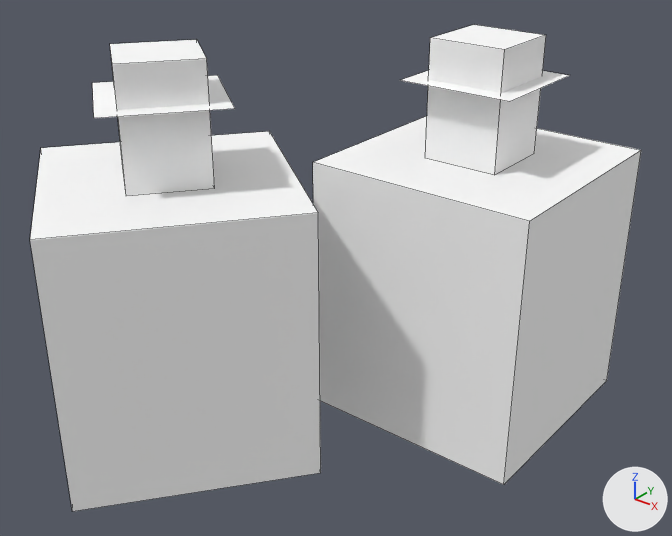
An edit to the OBJ model src/main/resources/assets/alconautics/models/block/berry_tincture_pair.obj, drawn before and after from the same camera.
Camera for both pictures: a 50 mm lens placed at (1.325, -1.552, 0.921), pointed at (0.492, -0.511, 0.276). The axes (+X, +Y, +Z) are drawn at lower right. The lights are the same throughout. The picture after the commit comes second. Mesh edges are drawn as thin lines. Where no turn or scale is listed for an object, it has been applied to the vertices. Vertices at exactly the same position are counted once.

The first picture shows 'berry_tincture_pair'.
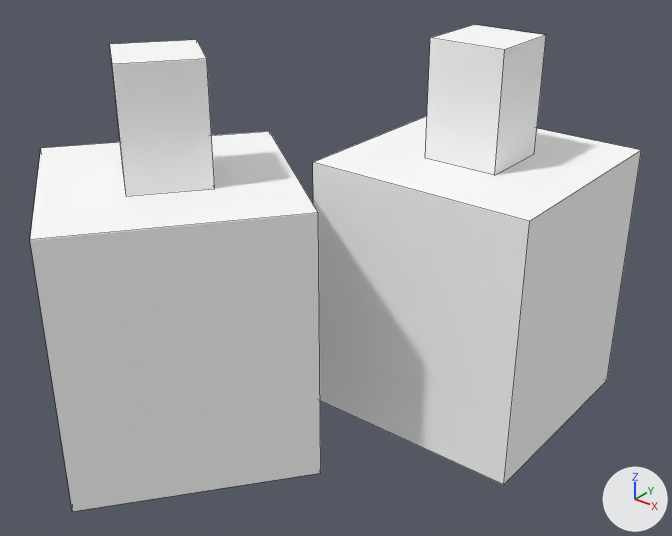
The newer file is also turned or shifted as a whole; pictures and numbers use the older file's frame.

What the commit changed:
me_berry_tincture_pair is used by ob_berry_tincture_pair; location (0.0, 0.0, 0.0).
me_berry_tincture_pair had 56 vertices, 36 faces and spanned x 0.05..0.812, y -0.95..-0.125, z 0.0..0.625.
me_berry_tincture_pair now has 32 vertices, 24 faces and spans x 0.05..0.812, y -0.95..-0.125, z 0.0..0.625.
me_berry_tincture_pair part 1: the loose piece of 4 vertices spanning x 0.531..0.719, y -0.406..-0.219, z 0.562..0.563 is deleted.
me_berry_tincture_pair part 2: the loose piece of 4 vertices spanning x 0.181..0.444, y -0.819..-0.556, z 0.563 is deleted.
Other edits to the shape of me_berry_tincture_pair do not show in these pictures.

Boxes (x1, y1, x2, y2) around the edits, measured in the pictures (672 x 536 px):
part 1 of me_berry_tincture_pair, deleted
    before: (401, 70, 570, 102)
part 2 of me_berry_tincture_pair, deleted
    before: (92, 75, 235, 118)
